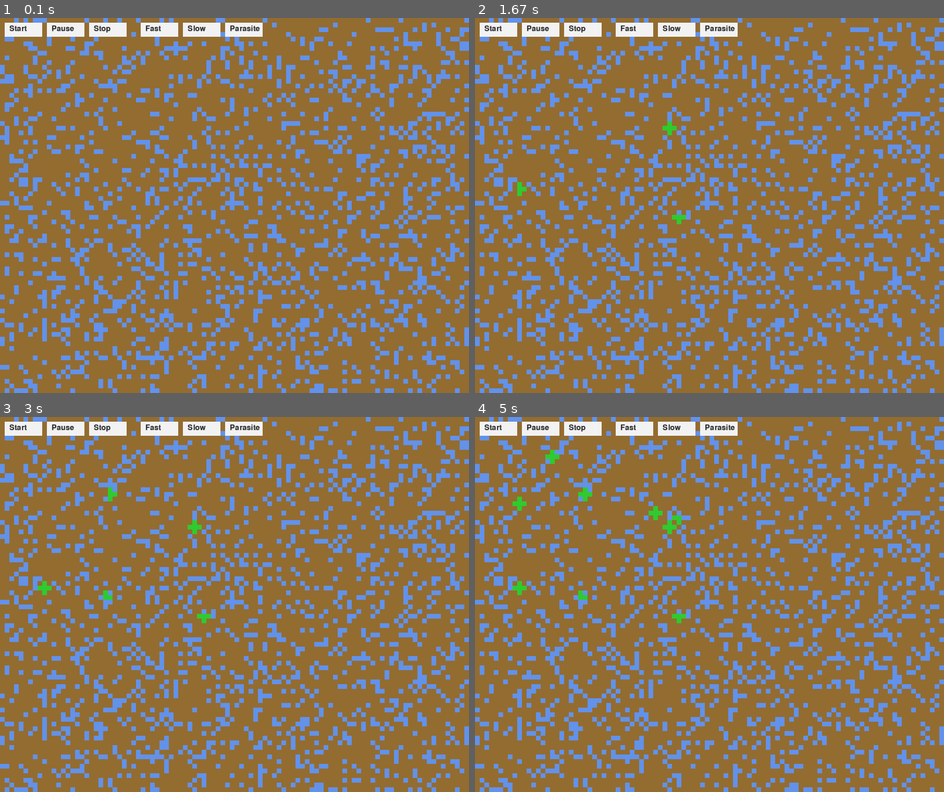
Above: before the commit, frames 1-4 (two rows, left to right).
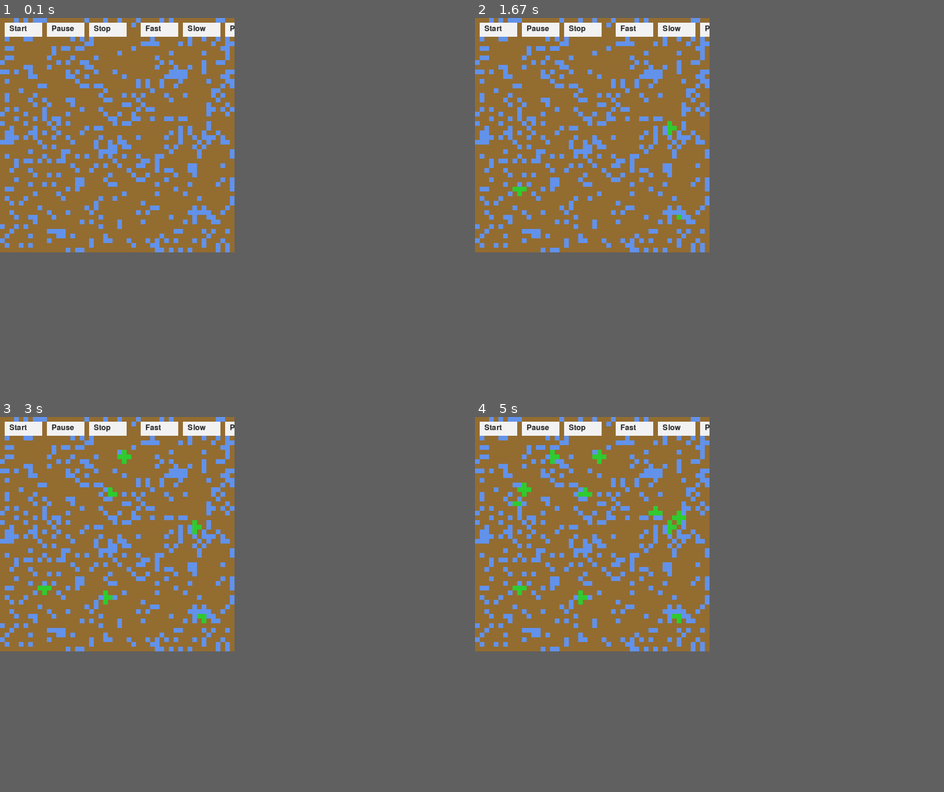
Above: after the commit, the same moments.

Repository: s3Xar/plantGamesTest
Game: pygame game, started from plants.py
The game is run twice, just before and just after one commit, with the same random seed, the same clock (stepped at 60 frames per second) and the same inputs.
Inputs (mouse positions are in pixels of both pictures, inside the frame that each line leads up to):
- Up to frame 1 (0.1 s): no input
- Up to frame 2 (1.67 s): click (667, 126) at 0.43 s; click "Start" at 0.8 s; click (517, 190) at 1.2 s; click (676, 216) at 1.6 s
- Up to frame 3 (3 s): move the mouse to (121, 454) at 1.87 s; click (121, 454) at 2 s; move the mouse to (107, 597) at 2.27 s; click (107, 597) at 2.4 s; click (107, 495) at 2.8 s
- Up to frame 4 (5 s): click (554, 458) at 3.2 s; click (653, 514) at 3.6 s; move the mouse to (676, 514) at 3.87 s; click (676, 514) at 4 s; move the mouse to (517, 503) at 4.27 s; click (517, 503) at 4.4 s; click (521, 488) at 4.8 s
The window is 900x720 before the commit and 450x450 after it. Grey fills any space a smaller window leaves; there, only what the larger window draws over its background counts as a difference.

The runs differ from the first frame. In frame 1, 24% of the frame differs, in the area x 0-100%, y 0-100%; in frame 2, 24%; in frame 3, 24%; in frame 4, 24%.

Commit message:
cambié el ancho y el alto de la ventana

Diff:
--- a/plants.py
+++ b/plants.py
@@ -2,7 +2,7 @@
 import random
 
 # Dimensiones de la ventana y la cuadrícula
-WIDTH, HEIGHT = 1000, 800  # Aumentamos el tamaño de la ventana
+WIDTH, HEIGHT = 500, 500  # Aumentamos el tamaño de la ventana
 GRID_SIZE = 10
 ROWS, COLS = HEIGHT // GRID_SIZE, WIDTH // GRID_SIZE
 
